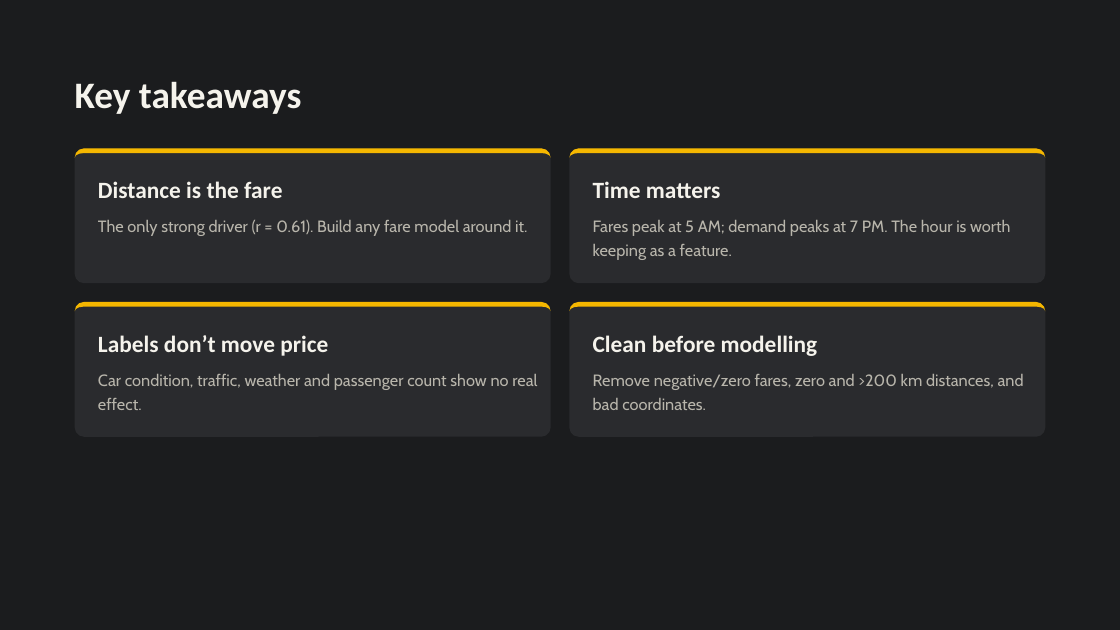
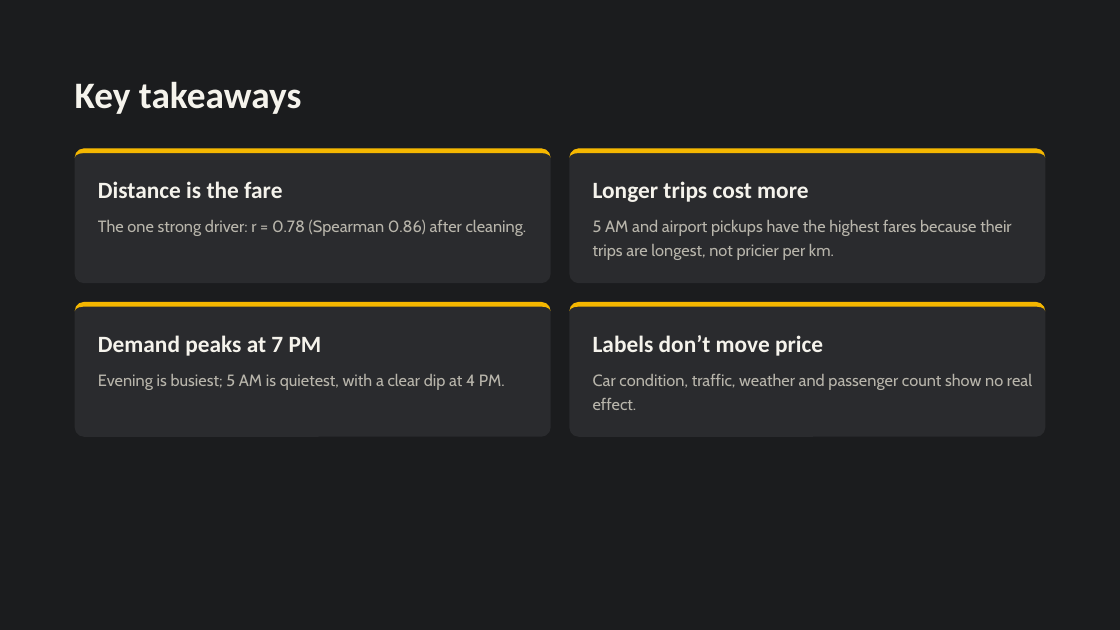
Before and after one commit to Youssef57-T/Cellula-Internship-MlEngineer, a slide deck: slide 14 of NYC Taxi Fares — 8 Questions.pptx (slide 13 before the commit). Drawn at 1120x630 pixels with LibreOffice and Linux fonts; fonts in the diff are those of the drawing. Boxes give left, top, right and bottom in pixels: in the first picture for what was removed or moved away, otherwise in the second. Text is boxed around its words. In the diff, an @@ line names an element or a change of style, - is before the commit and + after.

Commit message:
Slides

```diff
--- a/NYC Taxi Fares — 8 Questions.pptx
+++ b/NYC Taxi Fares — 8 Questions.pptx
@@ text at [593, 181, 808, 202]: text changed @@
-Time matters
+Longer trips cost more
@@ text at [98, 220, 527, 236]: text changed @@
-The only strong driver (r = 0.61). Build any fare model around it.
+The one strong driver: r = 0.78 (Spearman 0.86) after cleaning.
@@ text at [593, 220, 1011, 260]: text changed @@
-Fares peak at 5 AM; demand peaks at 7 PM. The hour is worth keeping as a feature.
+5 AM and airport pickups have the highest fares because their trips are longest, not pricier per km.
@@ text at [98, 335, 322, 356]: text changed @@
-Labels don’t move price
+Demand peaks at 7 PM
@@ text at [593, 335, 823, 356]: text changed @@
-Clean before modelling
+Labels don’t move price
@@ text at [98, 374, 505, 390]: text changed @@
-Car condition, traffic, weather and passenger count show no real effect.
+Evening is busiest; 5 AM is quietest, with a clear dip at 4 PM.
@@ text at [593, 374, 1032, 410]: text changed @@
-Remove negative/zero fares, zero and >200 km distances, and bad coordinates.
+Car condition, traffic, weather and passenger count show no real effect.
```
Also in this commit, not shown: 9 other slides changed, 2 slides added, 1 slide removed.
